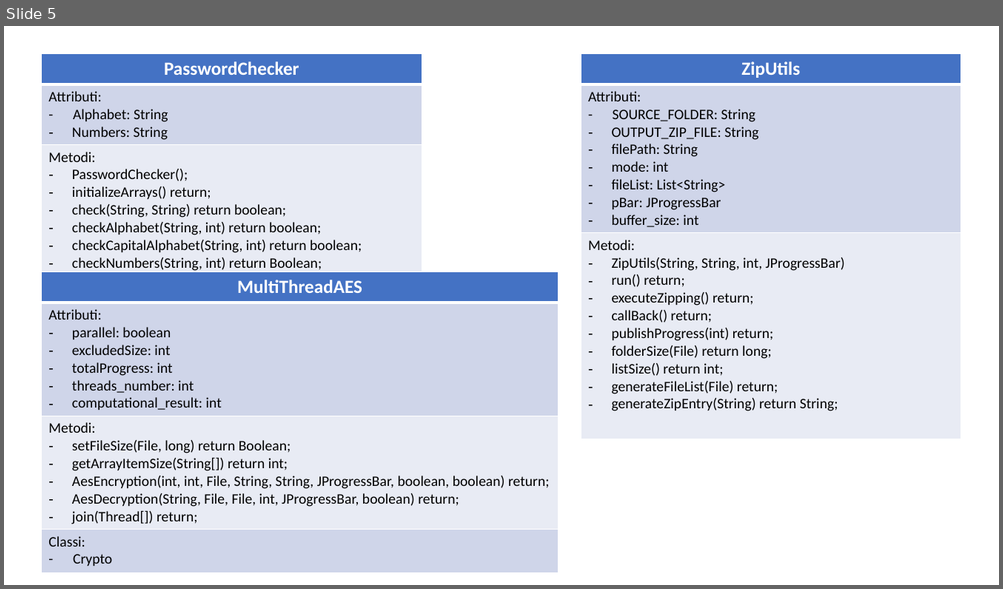
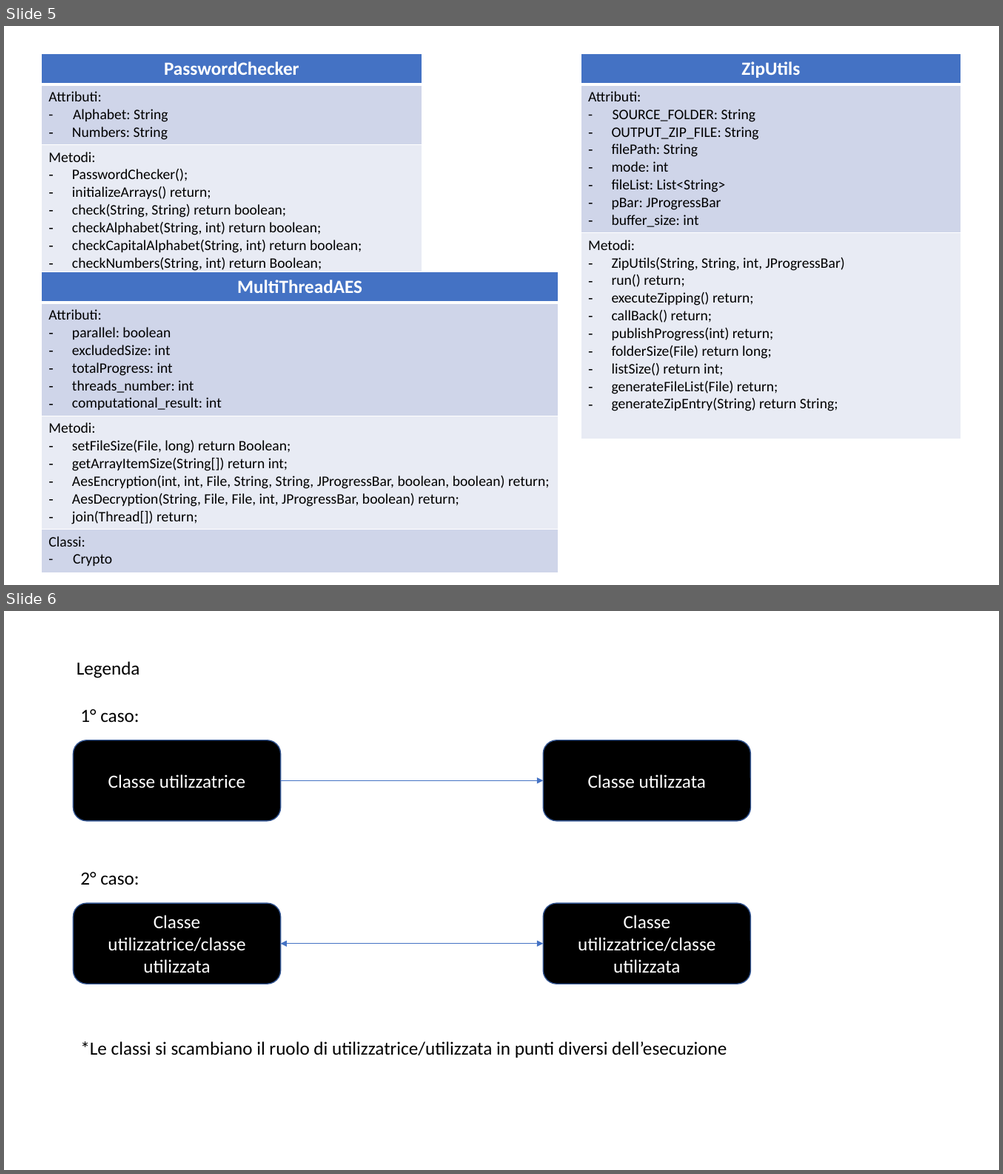
Before and after one commit to Allen35/SecureD, a slide deck: Documentation/Class diagram.pptx. Shown one above the other, each under a label of ours: slide 5 before the commit, slides 5 and 6 after it. The pictures are 1003x589 and 1003x1174 pixels, drawn with LibreOffice and Linux fonts; fonts in the diff are those of the drawing. Boxes give left, top, right and bottom in pixels: in the first picture for what was removed or moved away, otherwise in the second. Text is boxed around its words. In the diff, an @@ line names an element or a change of style, - is before the commit and + after.

```diff
--- a/Documentation/Class diagram.pptx
+++ b/Documentation/Class diagram.pptx
@@ slide 6 added at [4,611,999,1170], background #FFFFFF @@
@@ text added at [77,661,140,678], 18 pt, text #000000 @@
+Legenda
@@ text added at [80,709,139,723], 18 pt, text #000000 @@
+1° caso:
@@ rounded rectangle added at [74,740,281,820], fill #000000, outline #325491 1 pt, 18 pt, text #FFFFFF @@
+Classe utilizzatrice
@@ rounded rectangle added at [543,740,750,820], fill #000000, outline #325491 1 pt, 18 pt, text #FFFFFF @@
+Classe utilizzata
@@ arrow added from (281, 781) to (543, 781), #4472C4 0.5 pt @@
@@ text added at [80,871,139,886], 18 pt, text #000000 @@
+2° caso:
@@ rounded rectangle added at [74,903,281,984], fill #000000, outline #325491 1 pt, 18 pt, text #FFFFFF @@
+Classe utilizzatrice/classe utilizzata
@@ rounded rectangle added at [543,903,750,984], fill #000000, outline #325491 1 pt, 18 pt, text #FFFFFF @@
+Classe utilizzatrice/classe utilizzata
@@ double arrow added from (281, 944) to (543, 944), #4472C4 0.5 pt @@
@@ text added at [80,1042,726,1058], 18 pt, text #000000 @@
+*Le classi si scambiano il ruolo di utilizzatrice/utilizzata in punti diversi dell’esecuzione
```
Also in this commit, not shown: 4 slides changed, 25 other files.
